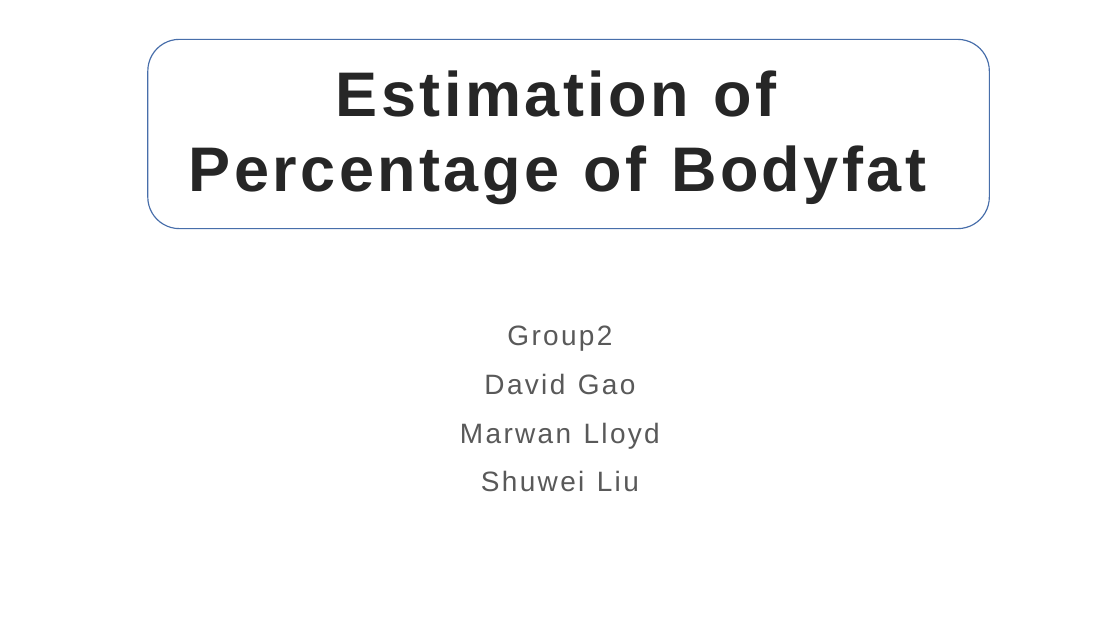
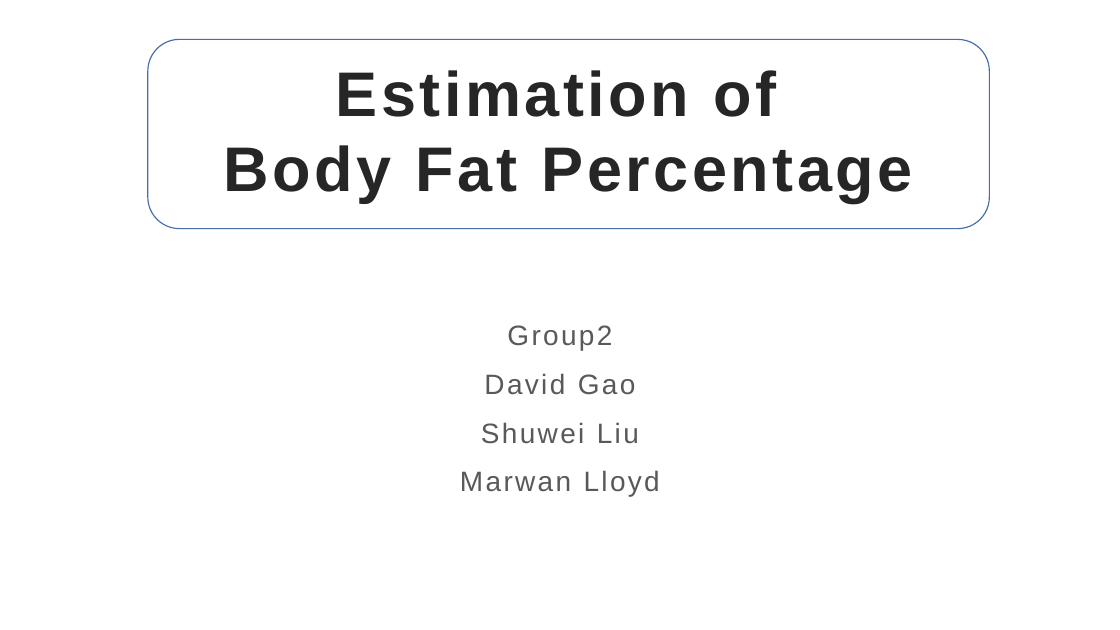
Before and after one commit to Mlloyd05/Fall2022_Stat628_Module2_Group2, a slide deck: slide 1 of Bodyfat Group2.pptx. Drawn at 1120x630 pixels with LibreOffice and Linux fonts; fonts in the diff are those of the drawing. Boxes give left, top, right and bottom in pixels: in the first picture for what was removed or moved away, otherwise in the second. Text is boxed around its words. In the diff, an @@ line names an element or a change of style, - is before the commit and + after.

```diff
--- a/Bodyfat Group2.pptx
+++ b/Bodyfat Group2.pptx
@@ title at (x1=224, y1=70, x2=913, y2=203): text changed @@
-Estimation of
-Percentage of Bodyfat
+Estimation of
+Body Fat Percentage
@@ subtitle at (x1=481, y1=422, x2=639, y2=444): paragraph added @@
+Shuwei Liu
@@ subtitle at (x1=481, y1=470, x2=639, y2=492): paragraph removed @@
-Shuwei Liu
```
Also in this commit, not shown: 4 other slides changed, 6 other files.
